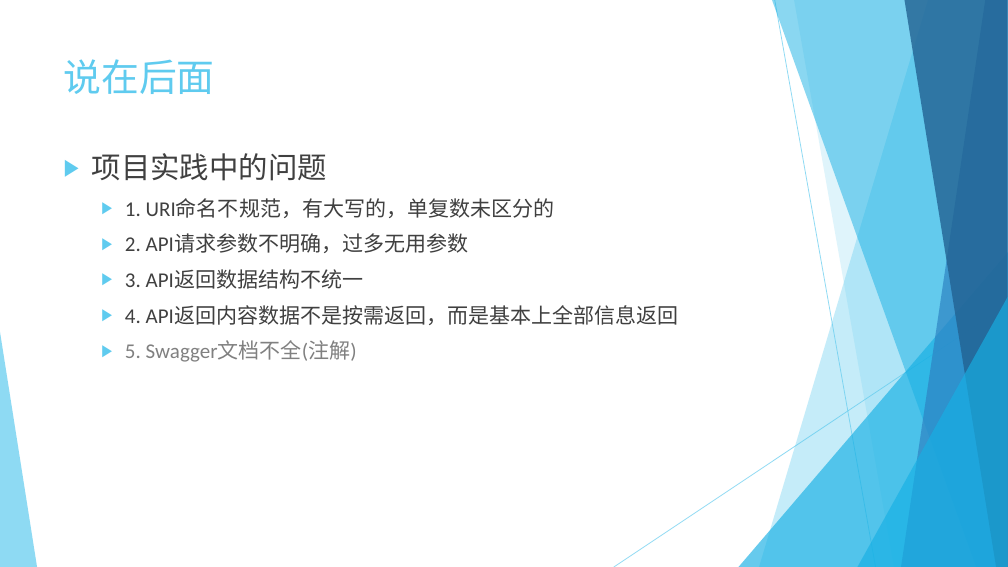
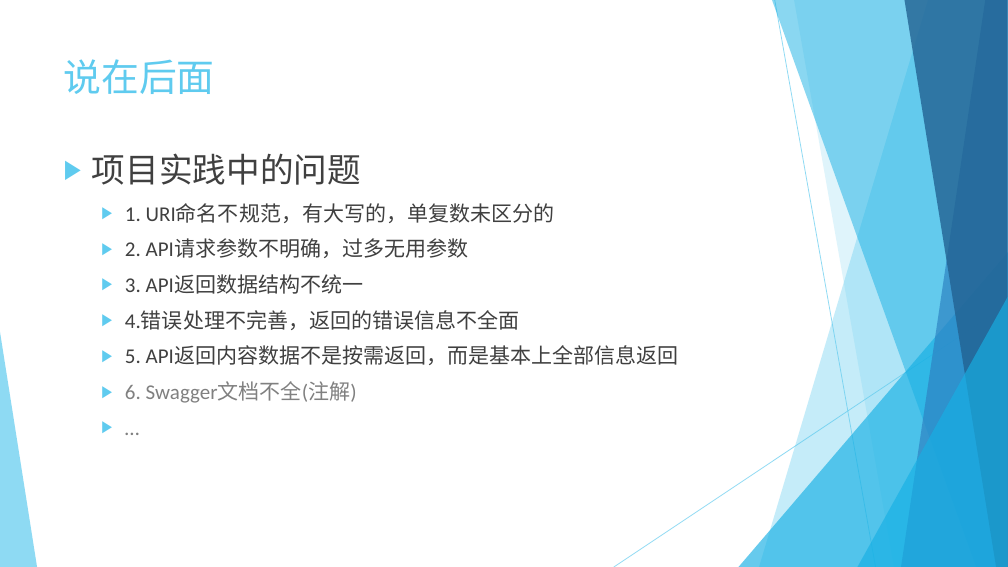
Before and after one commit to Crab2died/micro-boot, a slide deck: slide 22 of rest-api/RESTful.pptx. Drawn at 1008x567 pixels with LibreOffice and Linux fonts; fonts in the diff are those of the drawing. Boxes give left, top, right and bottom in pixels: in the first picture for what was removed or moved away, otherwise in the second. Text is boxed around its words. In the diff, an @@ line names an element or a change of style, - is before the commit and + after.

Commit message:
ppt

```diff
--- a/rest-api/RESTful.pptx
+++ b/rest-api/RESTful.pptx
@@ text at (92, 153, 361, 185): size 28 to 32 pt in "项目实践中的问题" @@
@@ text at (125, 310, 679, 403): text changed @@
-  ▶ 4. API返回内容数据不是按需返回，而是基本上全部信息返回
-  ▶ 5. Swagger文档不全(注解)
+  ▶ 4.错误处理不完善，返回的错误信息不全面
+  ▶ 5. API返回内容数据不是按需返回，而是基本上全部信息返回
+  ▶ 6. Swagger文档不全(注解)
+  ▶ …
```
Also in this commit, not shown: 1 other slide changed.
